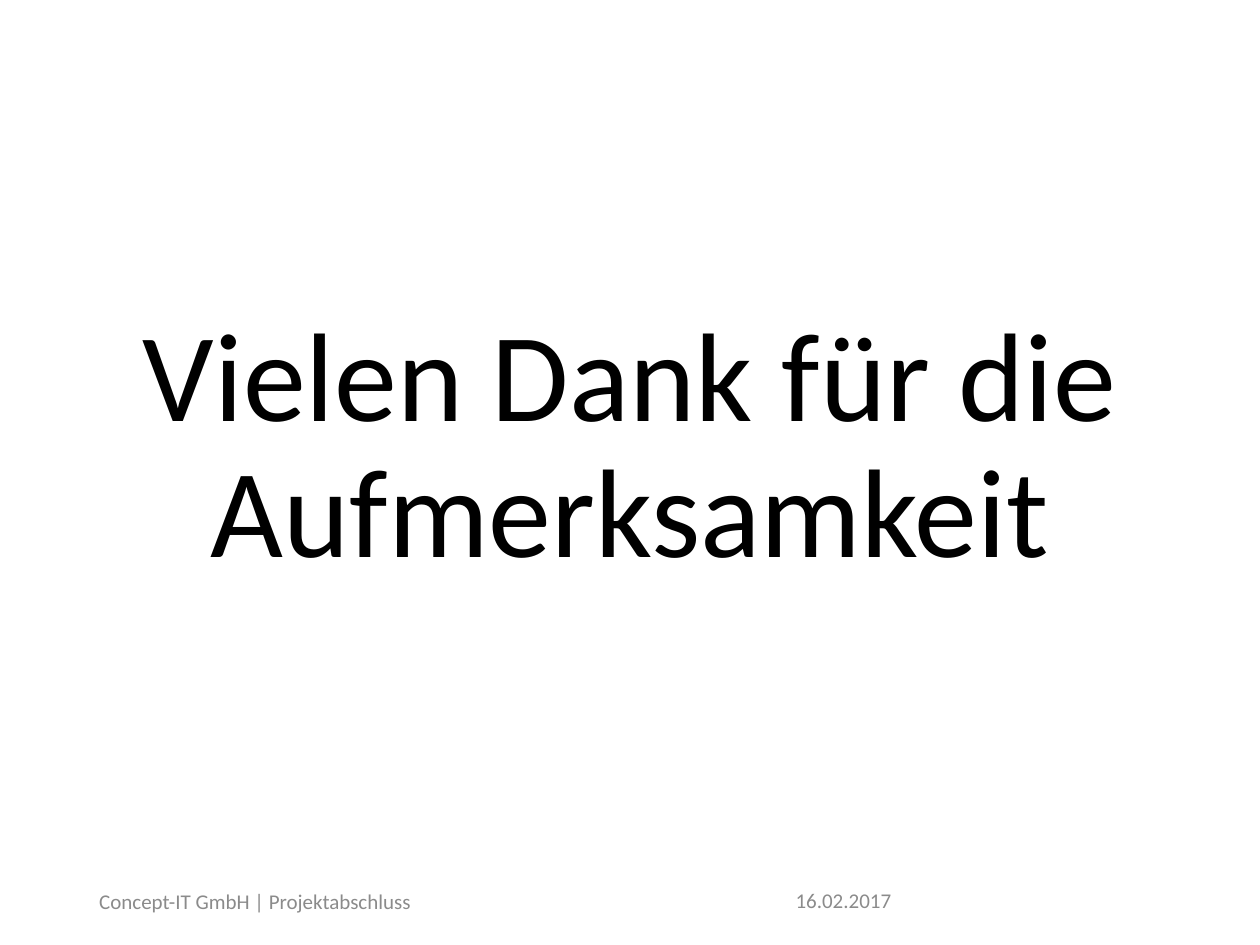
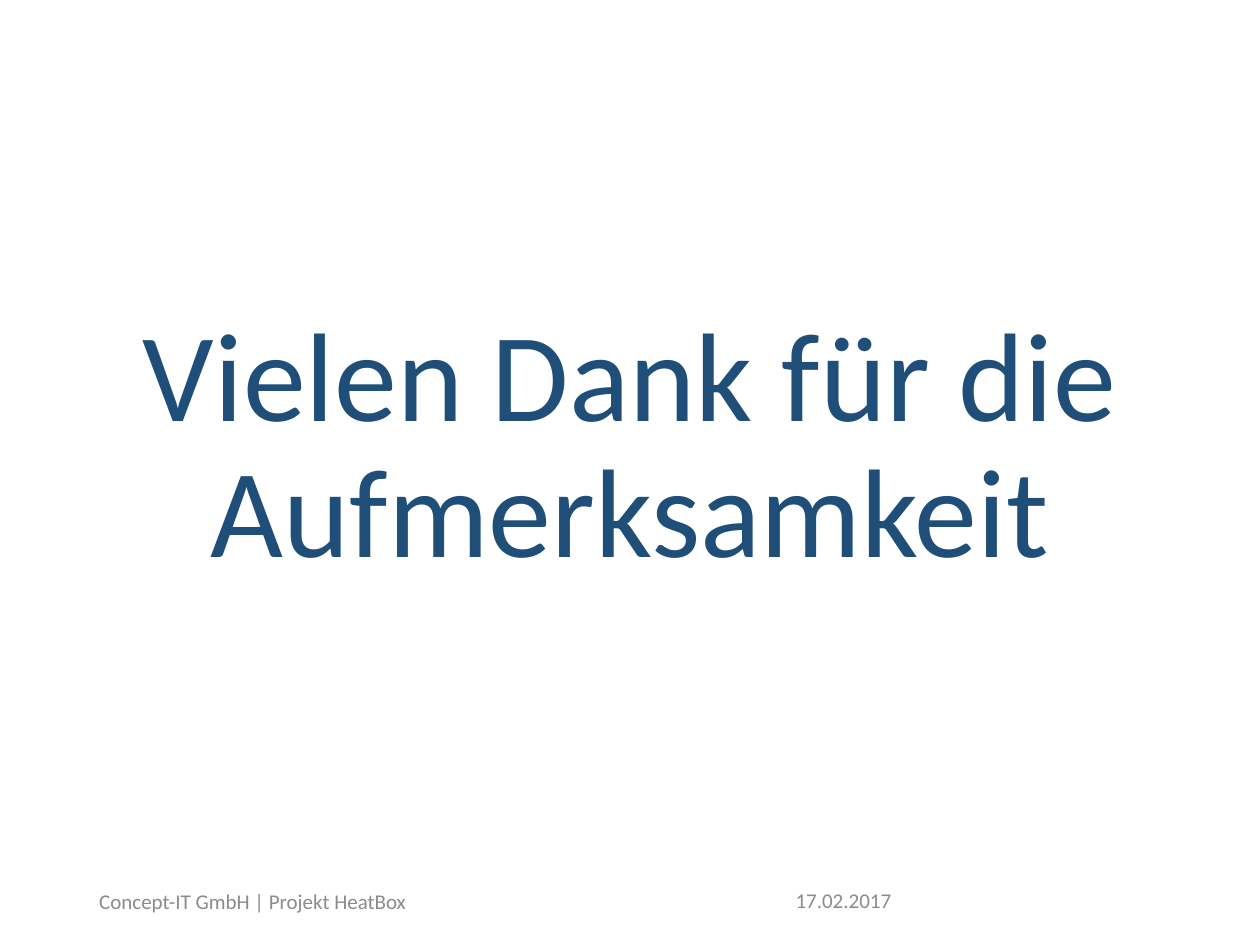
Before and after one commit to skern95/kerngeschaeft, a slide deck: slide 14 of PräsoHeatBoxDoku.pptx. Drawn at 1260x945 pixels with LibreOffice and Linux fonts; fonts in the diff are those of the drawing; background and template pictures are left out. Boxes give left, top, right and bottom in pixels: in the first picture for what was removed or moved away, otherwise in the second. Text is boxed around its words. In the diff, an @@ line names an element or a change of style, - is before the commit and + after.

```diff
--- a/PräsoHeatBoxDoku.pptx
+++ b/PräsoHeatBoxDoku.pptx
@@ text "Vielen Dank für die Aufmerksamkeit" at [143, 333, 1117, 558]: text colour #000000 to #1F4E79 @@
@@ text at [99, 894, 406, 913]: text changed @@
-Concept-IT GmbH | Projektabschluss
+Concept-IT GmbH | Projekt HeatBox
@@ text at [796, 894, 892, 908]: text changed @@
-16.02.2017
+17.02.2017
```
Also in this commit, not shown: 12 other slides changed.
